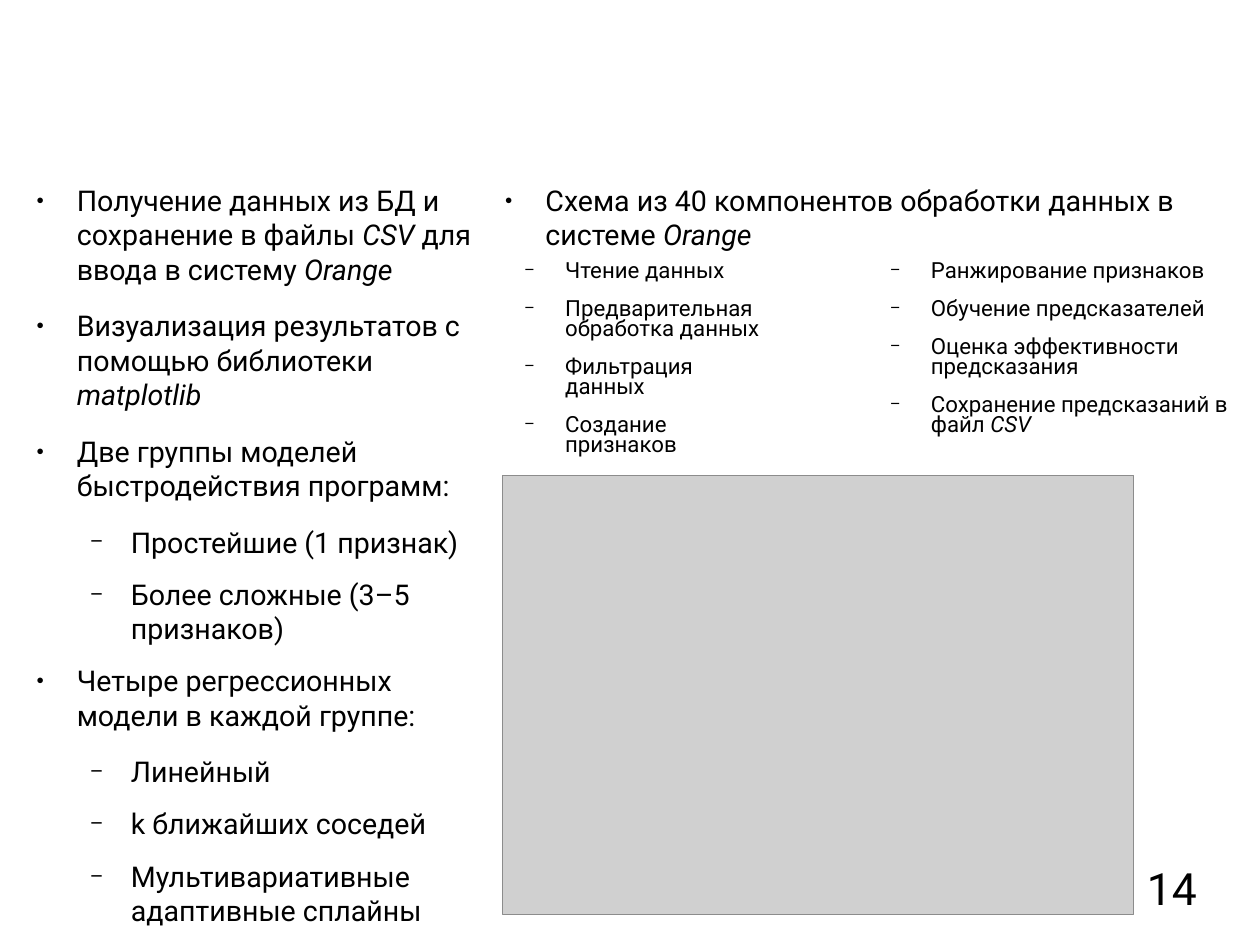
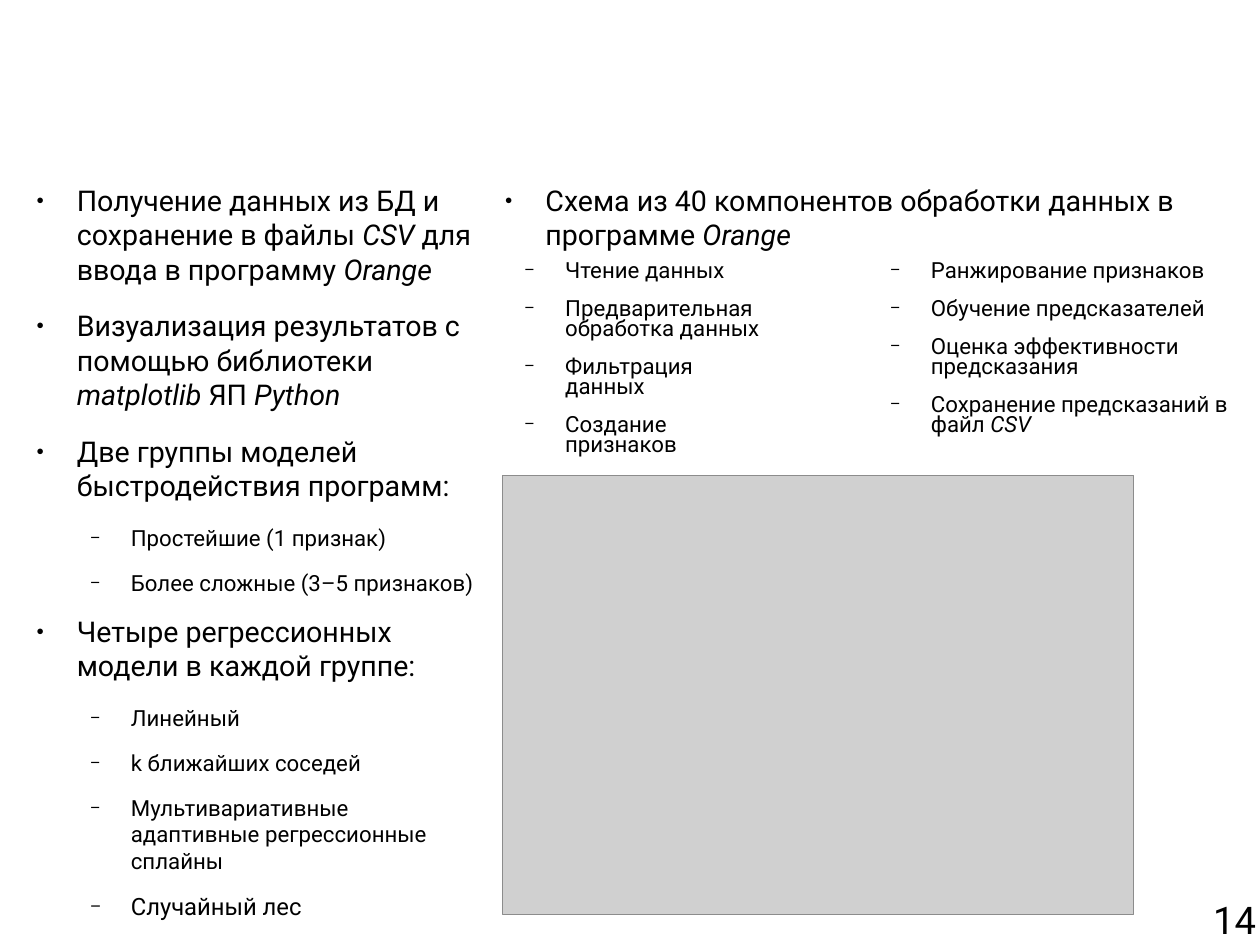
Before and after one commit to mkpankov/adaptor, a slide deck: slide 14 of diploma/defense/brochure.odp. Drawn at 1260x945 pixels with LibreOffice and Linux fonts; fonts in the diff are those of the drawing; grey boxes stand for pictures; background and template pictures are left out. Boxes give left, top, right and bottom in pixels: in the first picture for what was removed or moved away, otherwise in the second. Text is boxed around its words. In the diff, an @@ line names an element or a change of style, - is before the commit and + after.

```diff
--- a/diploma/defense/brochure.odp
+++ b/diploma/defense/brochure.odp
@@ text at [77,190,471,411]: text changed @@
-● Получение данных из БД и сохранение в файлы CSV для ввода в систему Orange
-● Визуализация результатов с помощью библиотеки matplotlib
+● Получение данных из БД и сохранение в файлы CSV для ввода в программу Orange
+● Визуализация результатов с помощью библиотеки matplotlib ЯП Python
@@ text at [545,189,1173,251]: text changed @@
-● Схема из 40 компонентов обработки данных в системе Orange
+● Схема из 40 компонентов обработки данных в программе Orange
@@ text at [131,528,473,920]: size 18 to 14 pt in "Простейшие (1 признак)", "Более сложные (3–5 признаков)", "Линейный", "k ближайших соседей"; size 18 to 15 pt in "Случайный лес" @@
@@ text at [131,800,426,870]: text changed; size 18 to 14 pt @@
-  − Мультивариативные адаптивные сплайны
+  − Мультивариативные адаптивные регрессионные сплайны
@@ page number: place and size @@
-page number at [1147,873,1197,905]
+page number at [1213,907,1256,934]
@@ page number at [1213,907,1256,934]: size 28 to 24 pt @@
```
Also in this commit, not shown: 30 other slides changed, 1 slide removed.
